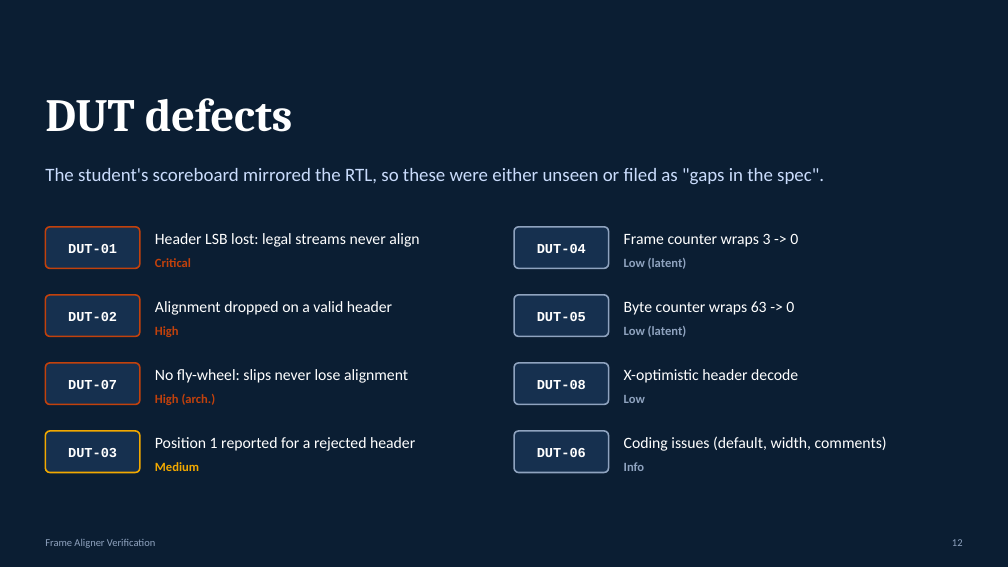
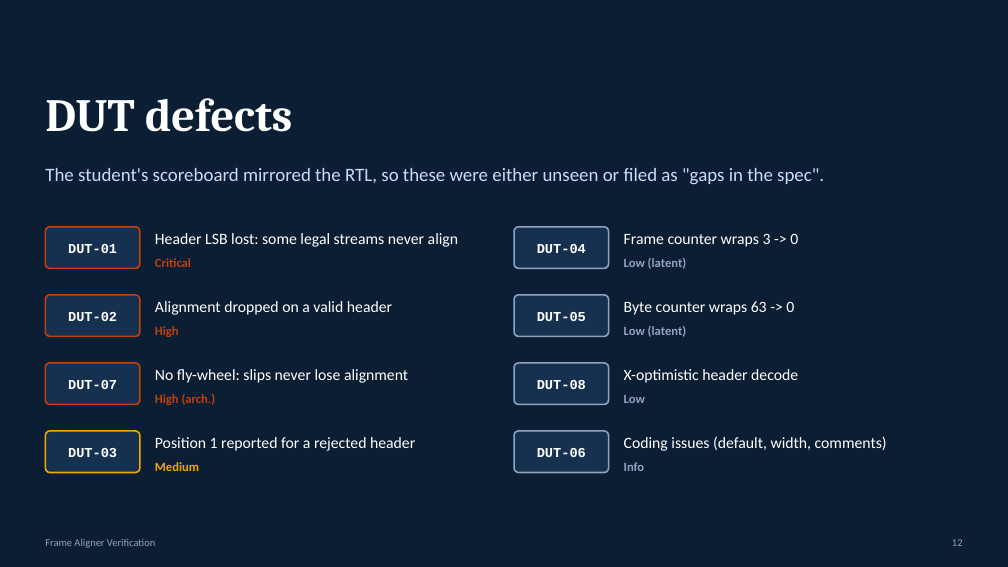
Before and after one commit to yakir1991/Frame-Aligner-verification, a slide deck: slide 12 of docs/Frame_Aligner_Verification.pptx. Drawn at 1008x567 pixels with LibreOffice and Linux fonts; fonts in the diff are those of the drawing. Boxes give left, top, right and bottom in pixels: in the first picture for what was removed or moved away, otherwise in the second. Text is boxed around its words. In the diff, an @@ line names an element or a change of style, - is before the commit and + after.

```diff
--- a/docs/Frame_Aligner_Verification.pptx
+++ b/docs/Frame_Aligner_Verification.pptx
@@ text at bbox=[155, 233, 458, 247]: text changed @@
-Header LSB lost: legal streams never align
+Header LSB lost: some legal streams never align
```
Also in this commit, not shown: 12 other slides changed, 1 slide added, 8 other files.
